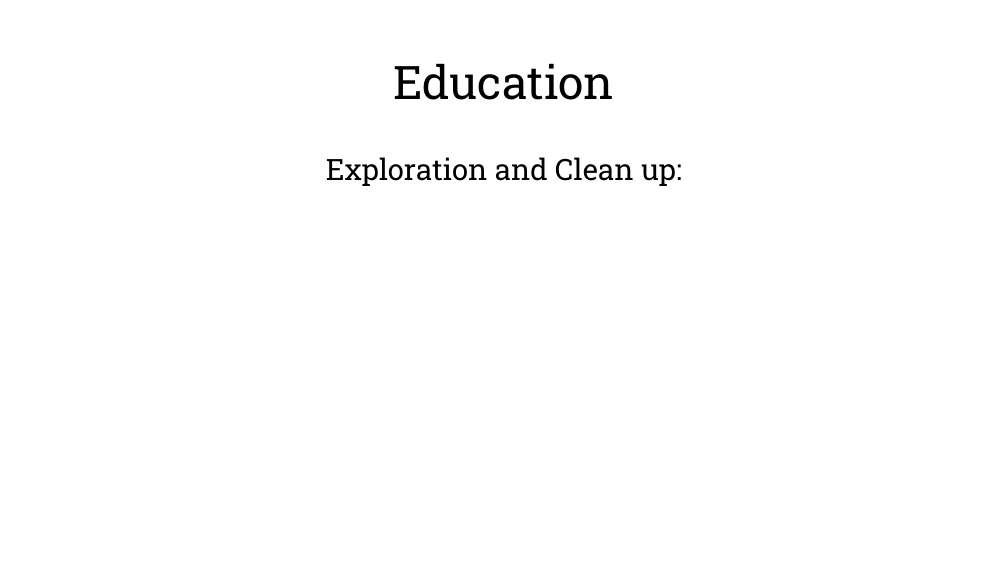
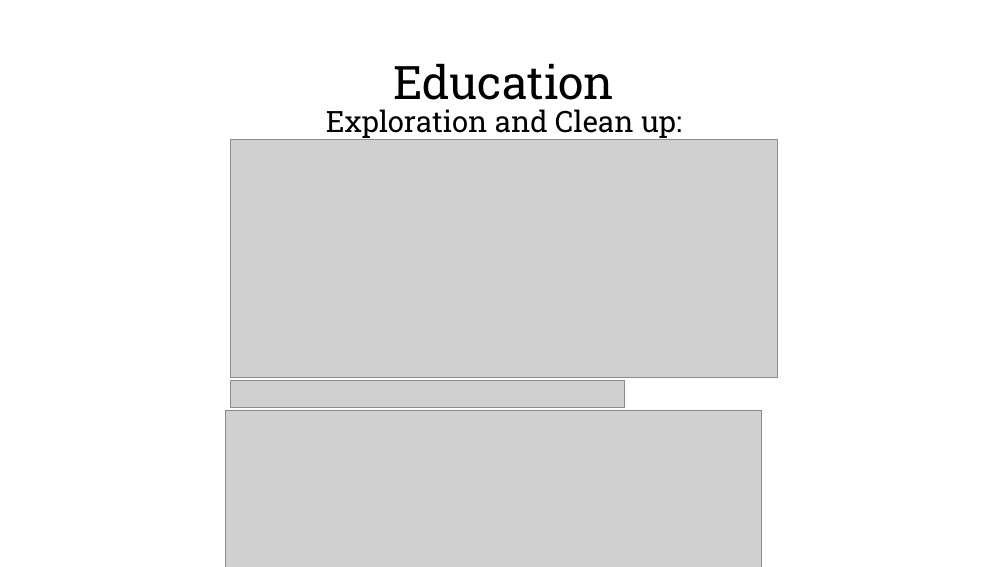
Before and after one commit to beaubatchelor/Health-Lookup-Linking, a slide deck: slide 16 of A Nation’s Happiness.pptx (slide 15 before the commit). Drawn at 1008x567 pixels with LibreOffice and Linux fonts; fonts in the diff are those of the drawing; grey boxes stand for pictures; background and template pictures are left out. Boxes give left, top, right and bottom in pixels: in the first picture for what was removed or moved away, otherwise in the second. Text is boxed around its words. In the diff, an @@ line names an element or a change of style, - is before the commit and + after.

```diff
--- a/A Nation’s Happiness.pptx
+++ b/A Nation’s Happiness.pptx
@@ text "Exploration and Clean up:": place and size @@
-text "Exploration and Clean up:" at (326,157,682,186)
+text "Exploration and Clean up:" at (326,109,682,140)
@@ picture added at (231,140,778,378) @@
@@ picture added at (231,380,625,407) @@
@@ picture added at (225,410,762,567) @@
```
Also in this commit, not shown: 9 other slides changed, 4 slides added, 3 other files.
